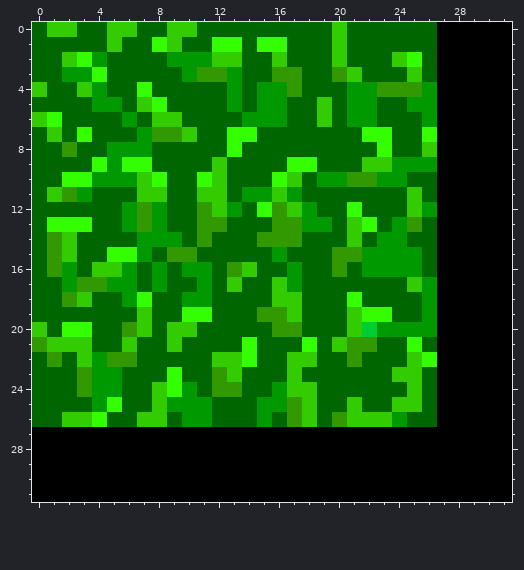
A pixel-art sprite gets an edit: app/src/main/res/drawable/grass.png. The picture above was drawn from the file before the commit.
Rulers count pixels.
New version:
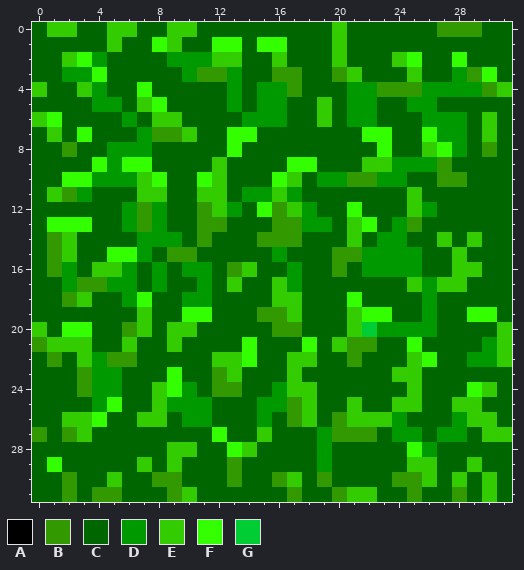
Palette (. is transparent): A #000000  B #339900  C #006600  D #009900  E #33cc00  F #33ff00  G #00cc33
Changes in this commit:
file 32x32 -> 64x64 pixels (blocks of 1x1 -> 2x2; one block is one cell here)
y 0: x 27..31 AAAAA -> BBBCC
y 1: x 27..31 AAAAA -> CCCCC
y 2: x 27..31 AAAAA -> CFCCC
y 3: x 27..31 AAAAA -> CDBFC
y 4: x 27..31 AAAAA -> DDDBE
y 5: x 27..31 AAAAA -> CCCCC
y 6..7: x 27..31 AAAAA -> DDCEC
y 8: x 27..31 AAAAA -> FDCBC
y 9: x 27..31 AAAAA -> BCCCC
y 10: x 27..31 AAAAA -> BBCCC
y 11..13: x 27..31 AAAAA -> CCCCC
y 14: x 27..31 AAAAA -> ECECC
y 15: x 27..31 AAAAA -> CECCC
y 16: x 27..31 AAAAA -> CEECC
y 17: x 27..31 AAAAA -> EECCC
y 18: x 27..31 AAAAA -> CCCCC
y 19: x 27..31 AAAAA -> CCFFC
y 20: x 27..31 AAAAA -> CCCCE
y 21: x 27..31 AAAAA -> CCCDE
y 22: x 27..31 AAAAA -> CCDDE
y 23: x 27..31 AAAAA -> CCCCC
y 24: x 27..31 AAAAA -> CCFEC
y 25: x 27..31 AAAAA -> CEECC
y 26: x 27..31 AAAAA -> CDEEC
y 27: x 0..31 AAAAAAAAAAAAAAAAAAAAAAAAAAAAAAAA -> BCBECCCCCCCCFCCECCCDBBBCDDCDDCEE
y 28: x 0..31 AAAAAAAAAAAAAAAAAAAAAAAAAAAAAAAA -> CCCCCCCCCEECCFECCCCDCCCCCFDCCCCC
y 29: x 0..31 AAAAAAAAAAAAAAAAAAAAAAAAAAAAAAAA -> CFCCCCCECECCCBCCCCCDCCCCCEECCECC
y 30: x 0..31 AAAAAAAAAAAAAAAAAAAAAAAAAAAAAAAA -> CCBCCECCBBCCCBCCBECBCCCCBBECECEC
y 31: x 0..31 AAAAAAAAAAAAAAAAAAAAAAAAAAAAAAAA -> CCBCBBCCCBECCCCCCBCCBEECCBCCBCEC
